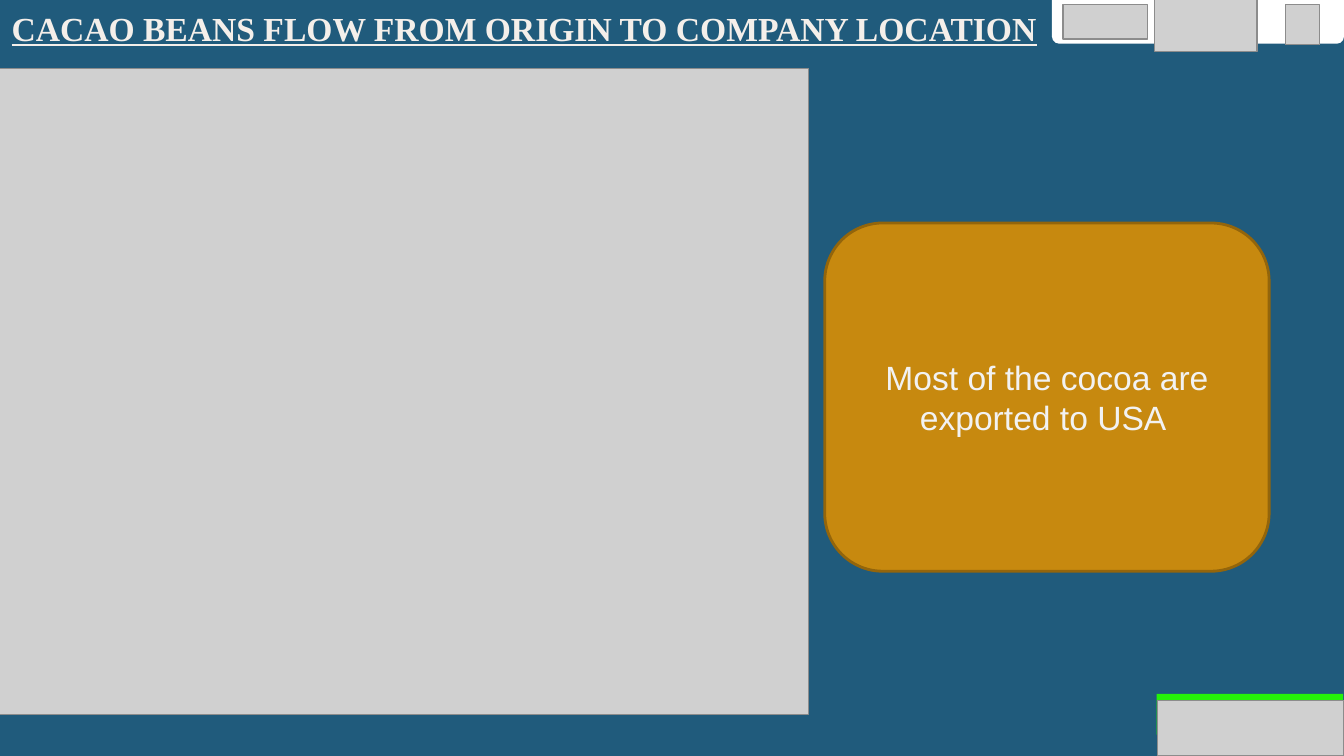
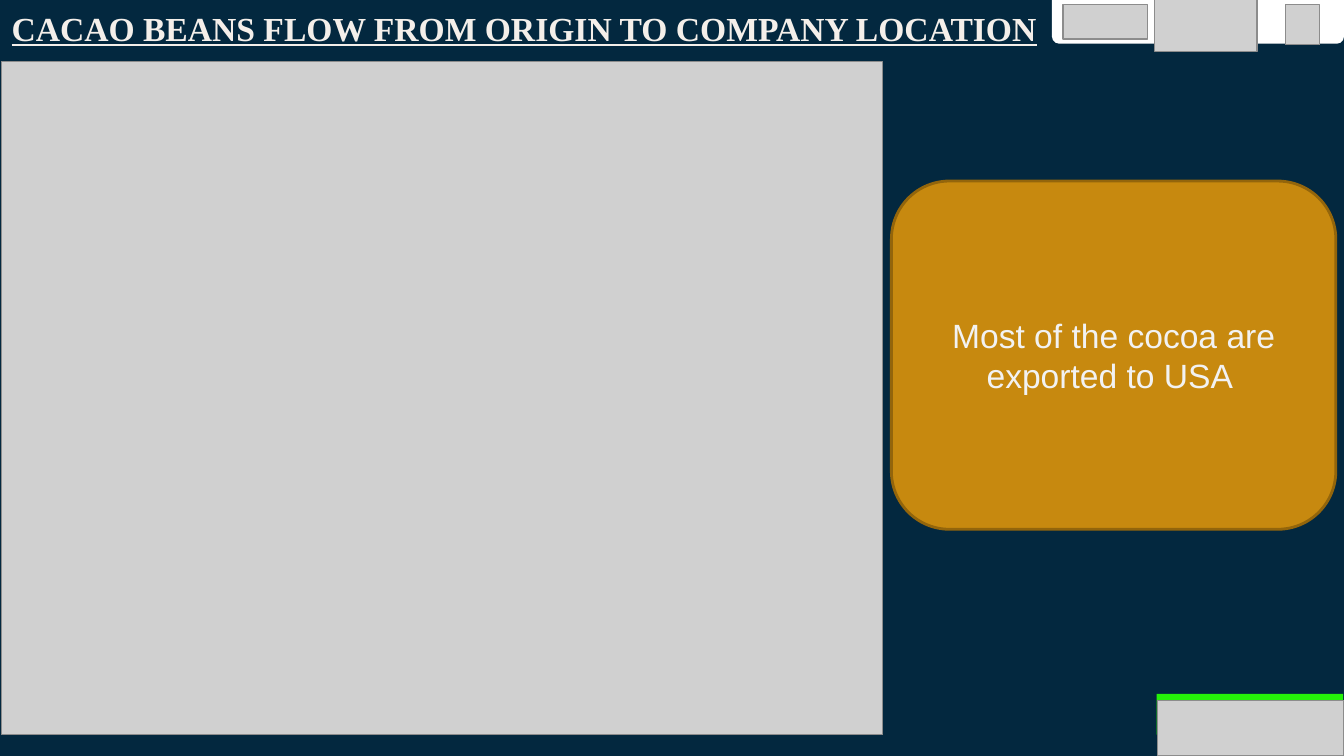
Before and after one commit to Daksam/Group-1-EDA-project, a slide deck: slide 12 of Group 1 EDA Project DIGICAP.pptx. Drawn at 1344x756 pixels with LibreOffice and Linux fonts; fonts in the diff are those of the drawing; grey boxes stand for pictures. Boxes give left, top, right and bottom in pixels: in the first picture for what was removed or moved away, otherwise in the second. Text is boxed around its words. In the diff, an @@ line names an element or a change of style, - is before the commit and + after.

```diff
--- a/Group 1 EDA Project DIGICAP.pptx
+++ b/Group 1 EDA Project DIGICAP.pptx
@@ background #205B7C to #02283F @@
@@ picture: place and size @@
-picture at (0,69,809,715)
+picture at (1,62,883,735)
@@ rounded rectangle "Most of the cocoa are ...": place and size @@
-rounded rectangle "Most of the cocoa are ..." at (825,223,1269,571)
+rounded rectangle "Most of the cocoa are ..." at (891,181,1336,529)
```
Also in this commit, not shown: 13 other slides changed, 1 slide added.
